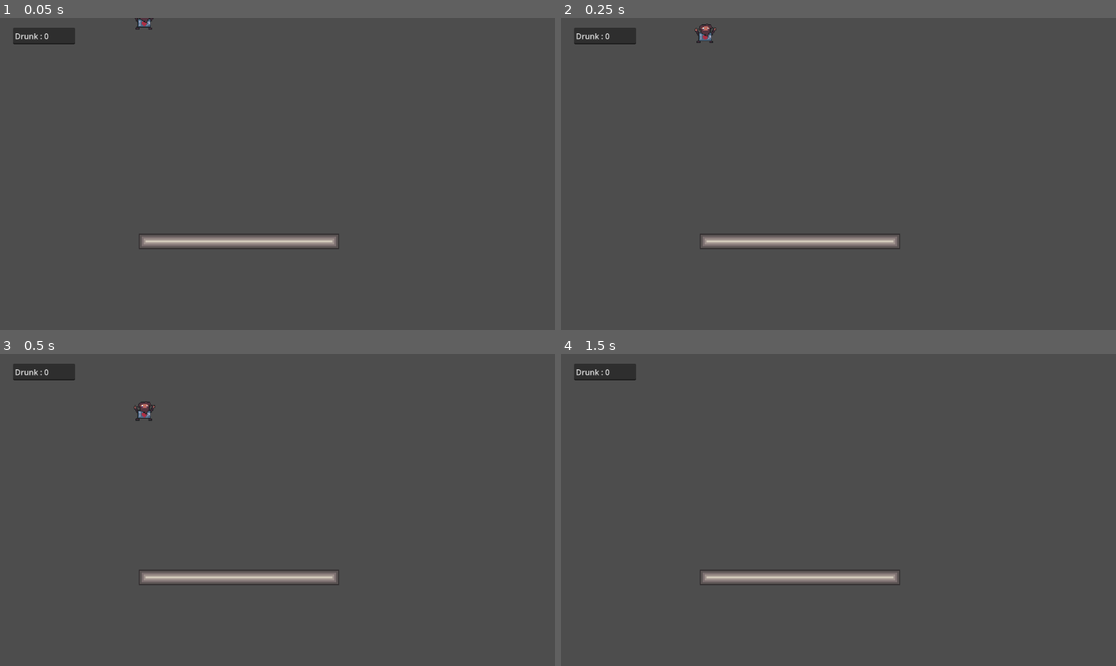
Above: before the commit, frames 1-4 (two rows, left to right).
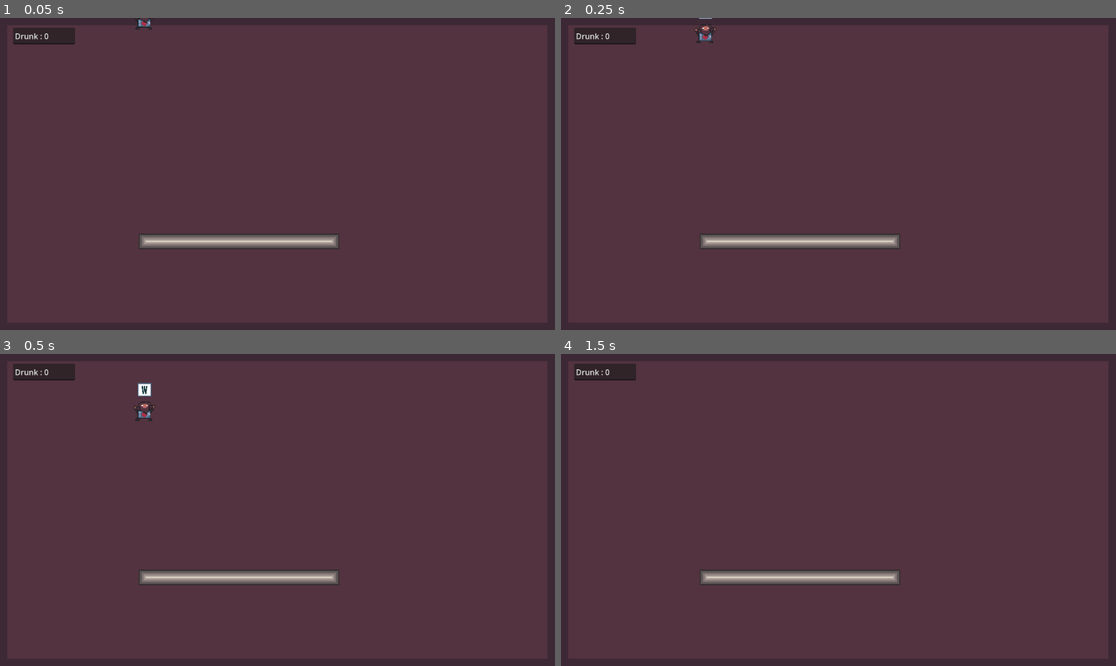
Above: after the commit, the same moments.

Repository: Mrivu/FuriousForge
Game: Godot game, scene res://main.tscn
Same seed, same stepped clock (60 frames per second), same inputs: the game is played once before the commit and once after it.
Inputs:
- Up to frame 1 (0.05 s): no input
- Up to frame 2 (0.25 s): no input
- Up to frame 3 (0.5 s): no input
- Up to frame 4 (1.5 s): hold A (A) 0.53-1.28 s; tap Space (JUMP) at 0.77 s; tap S (S) at 0.8, 1.35 s

The runs differ from the first frame. In frame 1, 97% of the frame differs, in the area x 0-100%, y 0-100%; in frame 2, 97%; in frame 3, 97%; in frame 4, 98%.

Commit message:
Add bg and buttons

Diff:
--- a/FuriousForge/main.tscn
+++ b/FuriousForge/main.tscn
@@ -1,9 +1,11 @@
-[gd_scene load_steps=8 format=3 uid="uid://cmhyhukkcj7u4"]
+[gd_scene load_steps=11 format=3 uid="uid://cmhyhukkcj7u4"]
 
 [ext_resource type="Script" path="res://Player.gd" id="1_44pia"]
 [ext_resource type="Texture2D" uid="uid://loinx6732s10" path="res://Dwarf/DR.png" id="2_otrml"]
 [ext_resource type="Texture2D" uid="uid://dadrujhqhm3et" path="res://Platforms.png" id="3_5ttku"]
 [ext_resource type="Script" path="res://SpriteHandler.gd" id="3_xyc4c"]
+[ext_resource type="Texture2D" uid="uid://toc30hxkb0qm" path="res://Buttons/W.png" id="5_j57su"]
+[ext_resource type="Texture2D" uid="uid://chjfvcx417bkw" path="res://BGFF.png" id="6_gue0n"]
 
 [sub_resource type="RectangleShape2D" id="RectangleShape2D_4gmeo"]
 size = Vector2(31, 30)
@@ -131,6 +133,8 @@
 physics_layer_0/collision_layer = 1
 sources/0 = SubResource("TileSetAtlasSource_mwb2h")
 
+[sub_resource type="RectangleShape2D" id="RectangleShape2D_dclpx"]
+
 [node name="Main" type="Node2D"]
 
 [node name="Player" type="CharacterBody2D" parent="."]
@@ -148,6 +152,11 @@
 
 [node name="DrinkDuration" type="Timer" parent="Player"]
 
+[node name="Tip" type="Sprite2D" parent="Player"]
+position = Vector2(0, -30)
+scale = Vector2(0.25, 0.25)
+texture = ExtResource("5_j57su")
+
 [node name="Terrain" type="TileMap" parent="."]
 scale = Vector2(2, 2)
 tile_set = SubResource("TileSet_pqa6e")
@@ -161,4 +170,18 @@
 offset_bottom = 55.0
 text = "Drunk : 0s"
 
+[node name="AnvilArea" type="Area2D" parent="."]
+
+[node name="Anvil" type="Sprite2D" parent="AnvilArea"]
+
+[node name="AnvilCollision" type="CollisionShape2D" parent="AnvilArea"]
+position = Vector2(645, 429)
+shape = SubResource("RectangleShape2D_dclpx")
+
+[node name="Bgff" type="Sprite2D" parent="."]
+z_index = -3
+position = Vector2(576, 324)
+scale = Vector2(1.47692, 1.35)
+texture = ExtResource("6_gue0n")
+
 [connection signal="timeout" from="Player/DrinkDuration" to="Player" method="_on_drink_duration_timeout"]
--- a/FuriousForge/project.godot
+++ b/FuriousForge/project.godot
@@ -12,7 +12,7 @@
 
 config/name="Furious Forge"
 run/main_scene="res://main.tscn"
-config/features=PackedStringArray("4.0", "GL Compatibility")
+config/features=PackedStringArray("4.1", "GL Compatibility")
 config/icon="res://icon.svg"
 
 [input]
@@ -45,6 +45,6 @@
 
 [rendering]
 
+textures/canvas_textures/default_texture_filter=0
 renderer/rendering_method="gl_compatibility"
 renderer/rendering_method.mobile="gl_compatibility"
-textures/canvas_textures/default_texture_filter=0
Binary file added: FuriousForge/AespriteFIles/FFButtons.aseprite
Binary file added: FuriousForge/AespriteFIles/SPACEBAR.aseprite
Binary file added: FuriousForge/AespriteFIles/WASD.aseprite
Binary file added: FuriousForge/BGFF.png
Not shown, added: FuriousForge/BGFF.png.import
Binary file added: FuriousForge/Buttons/A.png
Not shown, added: FuriousForge/Buttons/A.png.import
Binary file added: FuriousForge/Buttons/D.png
Not shown, added: FuriousForge/Buttons/D.png.import
Binary file added: FuriousForge/Buttons/S.png
Not shown, added: FuriousForge/Buttons/S.png.import
Binary file added: FuriousForge/Buttons/SPACEBAR.png
(and 3 more such lines)
